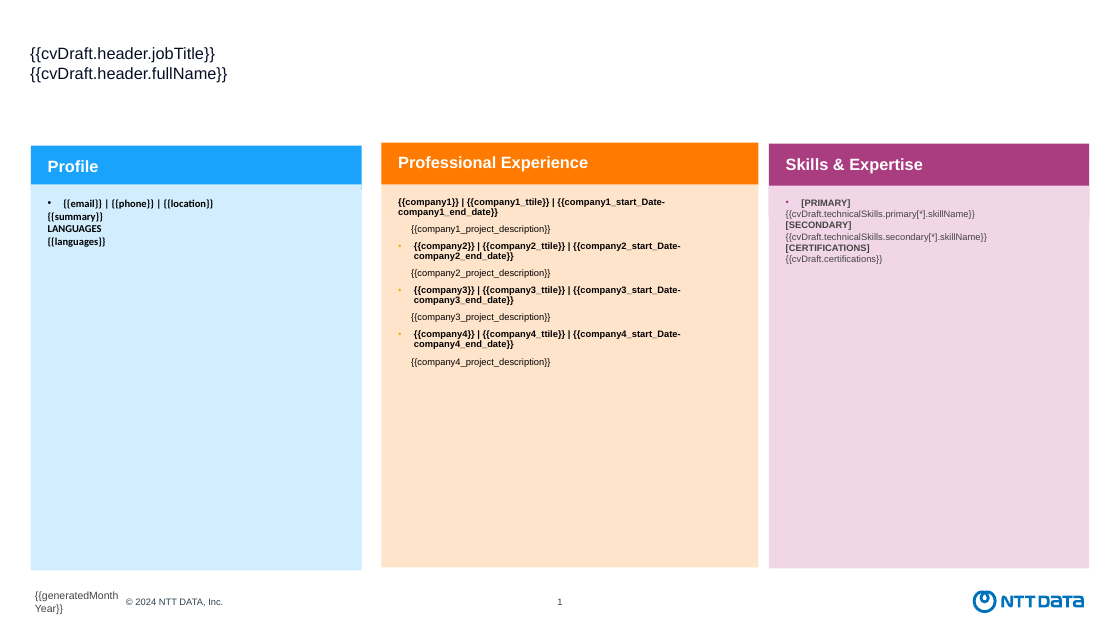
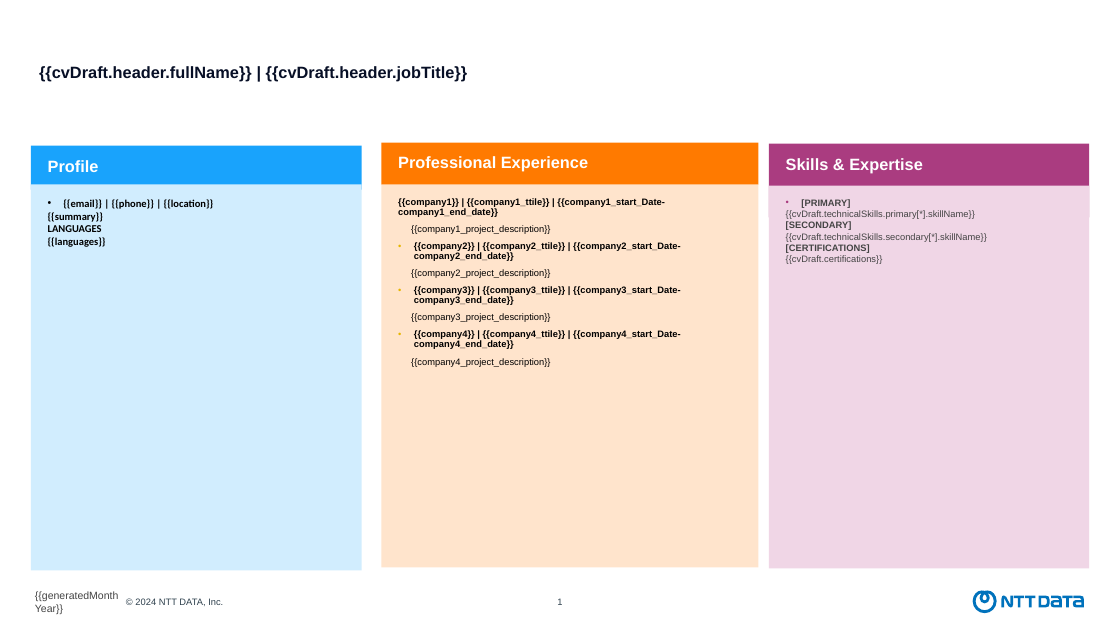
Before and after one commit to srikarankanagarajntt/ConversationalBuilder, a slide deck: slide 1 of backend/template/Resume_master_with_placeholders.pptx. Drawn at 1120x630 pixels with LibreOffice and Linux fonts; fonts in the diff are those of the drawing. Boxes give left, top, right and bottom in pixels: in the first picture for what was removed or moved away, otherwise in the second. Text is boxed around its words. In the diff, an @@ line names an element or a change of style, - is before the commit and + after.

Commit message:
changes for PPT and DOCX export

```diff
--- a/backend/template/Resume_master_with_placeholders.pptx
+++ b/backend/template/Resume_master_with_placeholders.pptx
@@ text at bbox=[39, 66, 467, 81]: text changed; bold on @@
-{{cvDraft.header.jobTitle}}
-{{cvDraft.header.fullName}}
+{{cvDraft.header.fullName}} | {{cvDraft.header.jobTitle}}
```
Also in this commit, not shown: 1 other file.
